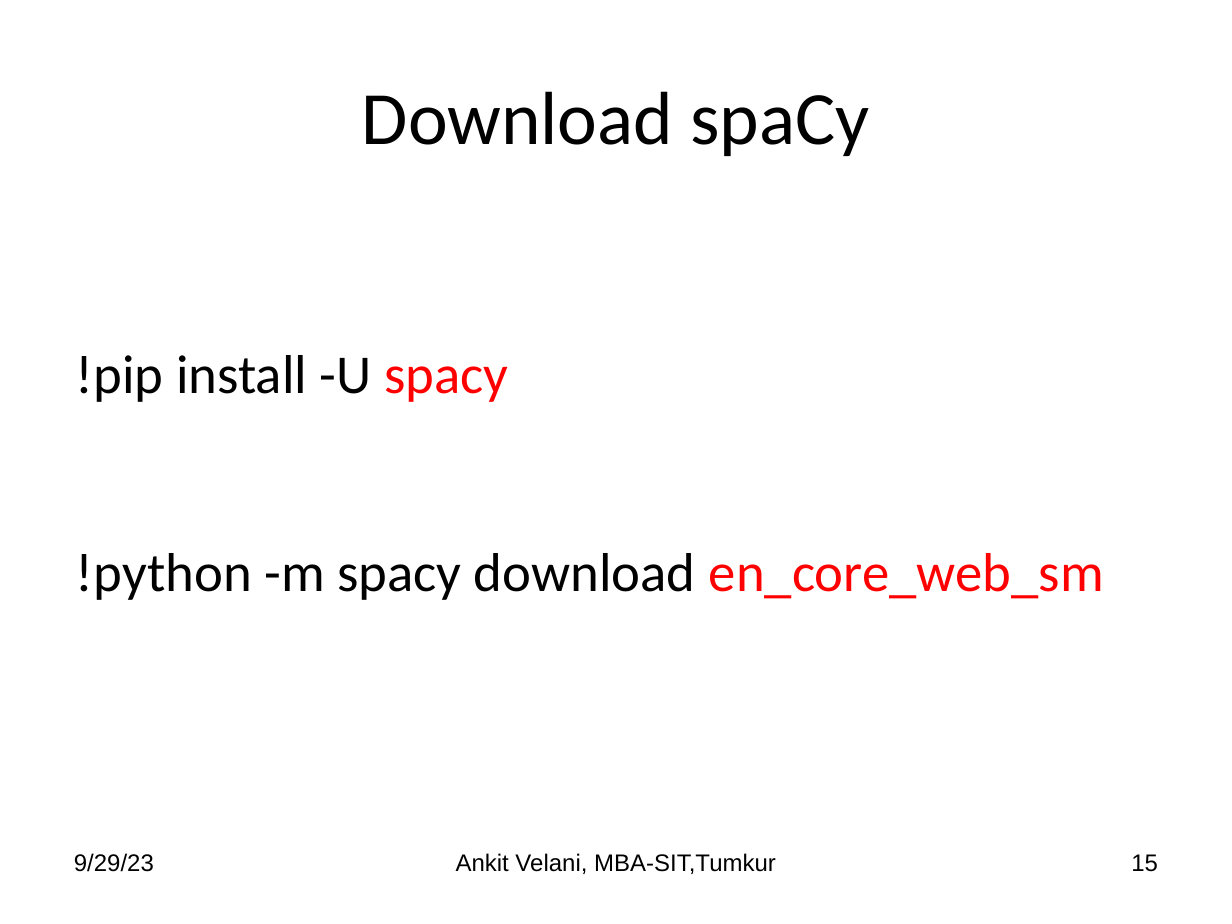
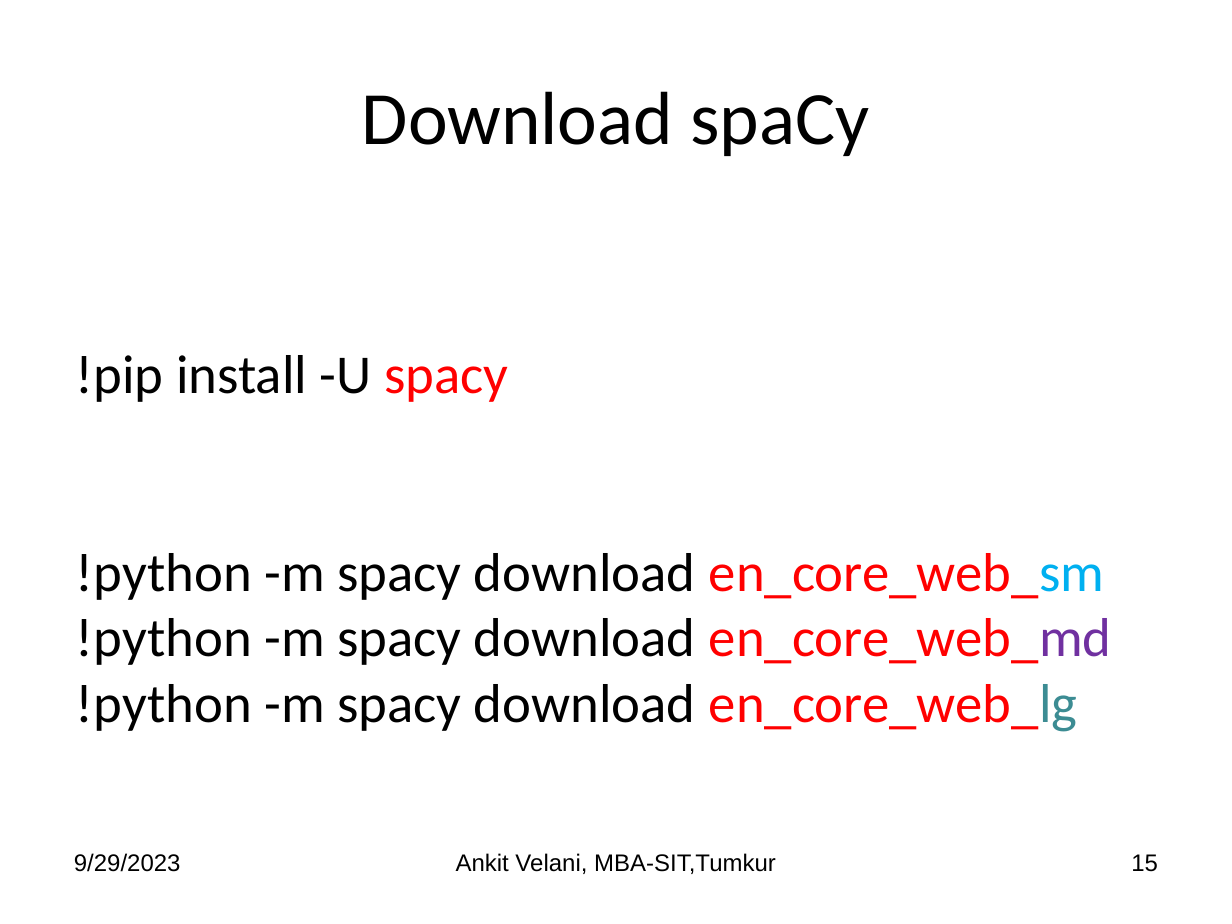
Before and after one commit to sitmbadept/sitmbadept.github.io, a slide deck: slide 15 of 2023/UNIT_4_5/Unit-5-Python-Text-TimeSeries.pptx. Drawn at 1232x924 pixels with LibreOffice and Linux fonts; fonts in the diff are those of the drawing. Boxes give left, top, right and bottom in pixels: in the first picture for what was removed or moved away, otherwise in the second. Text is boxed around its words. In the diff, an @@ line names an element or a change of style, - is before the commit and + after.

```diff
--- a/2023/UNIT_4_5/Unit-5-Python-Text-TimeSeries.pptx
+++ b/2023/UNIT_4_5/Unit-5-Python-Text-TimeSeries.pptx
@@ text at (76,553,1104,600): text colour #FF0000 to #00B0F0 in "en_core_web_sm" @@
@@ text at (76,618,1112,732): paragraphs added @@
+!python -m spacy download en_core_web_md
+!python -m spacy download en_core_web_lg
@@ text at (74,853,181,872): text changed @@
-9/29/23
+9/29/2023
```
Also in this commit, not shown: 24 other slides changed, 2 slides added.
